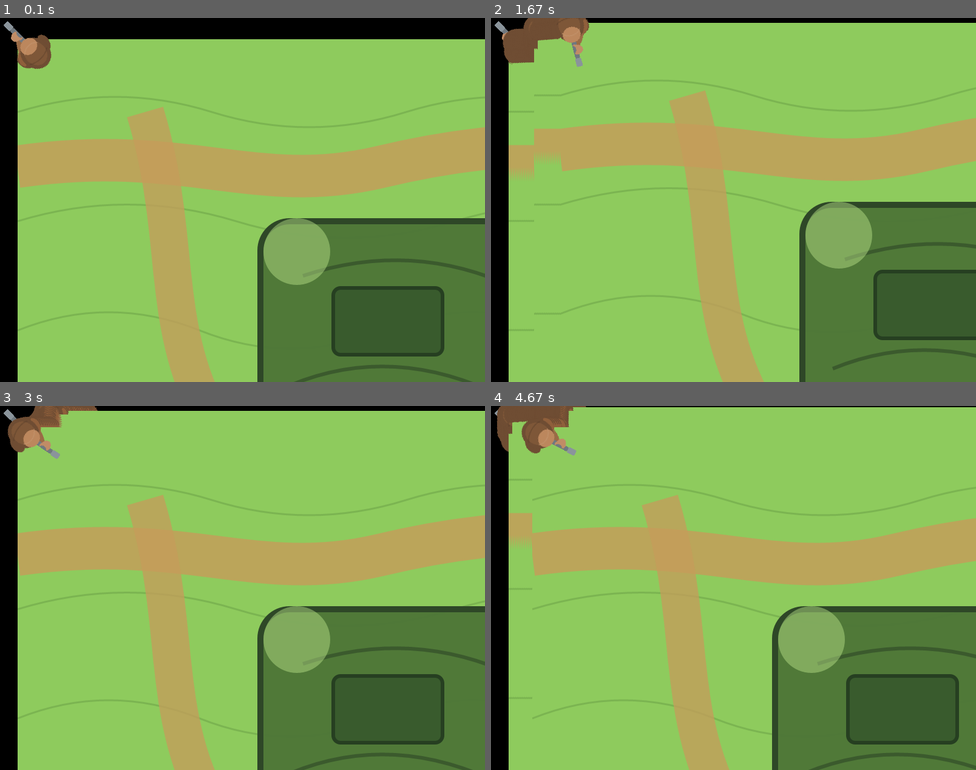
Above: before the commit, frames 1-4 (two rows, left to right).
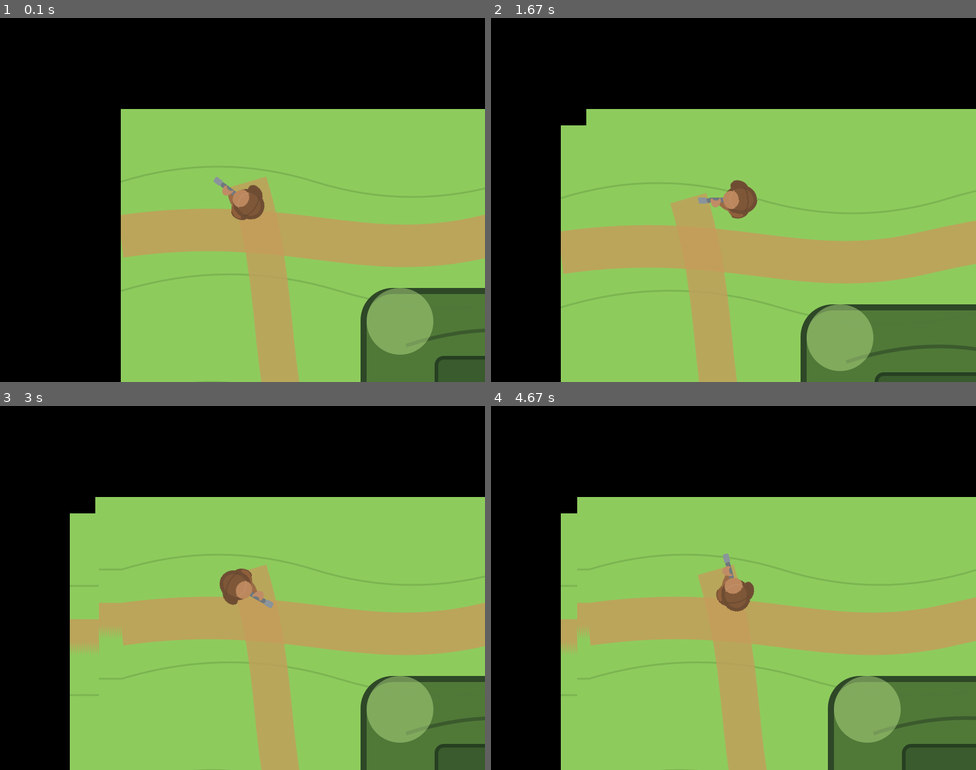
Above: after the commit, the same moments.

Repository: Stead34601/pygameTest
Game: pygame game, started from maincode/main.py
Same seed, same stepped clock (60 frames per second), same inputs: the game is played once before the commit and once after it.
Inputs (mouse positions are in pixels of both pictures, inside the frame that each line leads up to):
- Up to frame 1 (0.1 s): no input
- Up to frame 2 (1.67 s): hold D 0.33-0.8 s; move the mouse to (714, 214) at 0.37 s; hold W 0.83-1.13 s; move the mouse to (888, 189) at 0.87 s; hold D 1.17-1.63 s; move the mouse to (617, 203) at 1.2 s
- Up to frame 3 (3 s): hold A 1.67-2.2 s; move the mouse to (92, 533) at 1.7 s; hold S 2.23-2.53 s; move the mouse to (315, 460) at 2.27 s; hold A 2.57-2.97 s; move the mouse to (300, 620) at 2.6 s
- Up to frame 4 (4.67 s): hold W 3-3.37 s; move the mouse to (743, 464) at 3.03 s; hold D 3.4-4.03 s; move the mouse to (558, 577) at 3.43 s; hold S 4.07-4.43 s; move the mouse to (738, 624) at 4.1 s; hold A from 4.47 s (still down); move the mouse to (718, 526) at 4.5 s

The runs differ from the first frame. In frame 1, 69% of the frame differs, in the area x 0-100%, y 0-100%; in frame 2, 65%; in frame 3, 68%; in frame 4, 70%.

Commit message:
added world, made cam work

Diff:
--- a/maincode/main.py
+++ b/maincode/main.py
@@ -27,18 +27,16 @@
         message = ("The player has "+ str(self.health)+ "health, and is at "+ str(self.pos))
         return message
 
-    def move(self,cam,direction):
+    def move(self,world,direction):
         if direction == "up":
-            self.rect.centery -= self.speed
+            world.y += self.speed
         elif direction == "down":
-            self.rect.centery += self.speed
+            world.y -= self.speed
         elif direction == "left":
-            self.rect.centerx -= self.speed
+            world.x += self.speed
         elif direction == "right":
-            self.rect.centerx += self.speed
-        cam.x = self.rect.centerx - (cam.width / 2)
-        cam.y = self.rect.centery - (cam.height / 2)
-        cam.updatePos()
+            world.x -= self.speed
+        world.updatePos()
         self.updatePos()
 
     def faceMouse(self):
@@ -66,6 +64,21 @@
     def updatePos(self):
         self.pos = (self.x, self.y)
 
+class World:
+    def __init__(self,player,cam):
+        self.player = player
+        self.cam = cam
+        self.enemies = []
+        self.bullets = []
+        self.pos = (0,0)
+        self.y = 0
+        self.x = 0
+
+    def updatePos(self):
+        self.pos = (self.x,self.y)
+
+
+
 #functions
 def getMouseBearing(pos):
     mousePos = pygame.mouse.get_pos()
@@ -87,8 +100,8 @@
 
 
 #create a character with a camera
-character = player((50,50))
-camera = Camera(40,30, character)
+character = player((400,300))
+camera = Camera(400,300, character)
 
 
 
